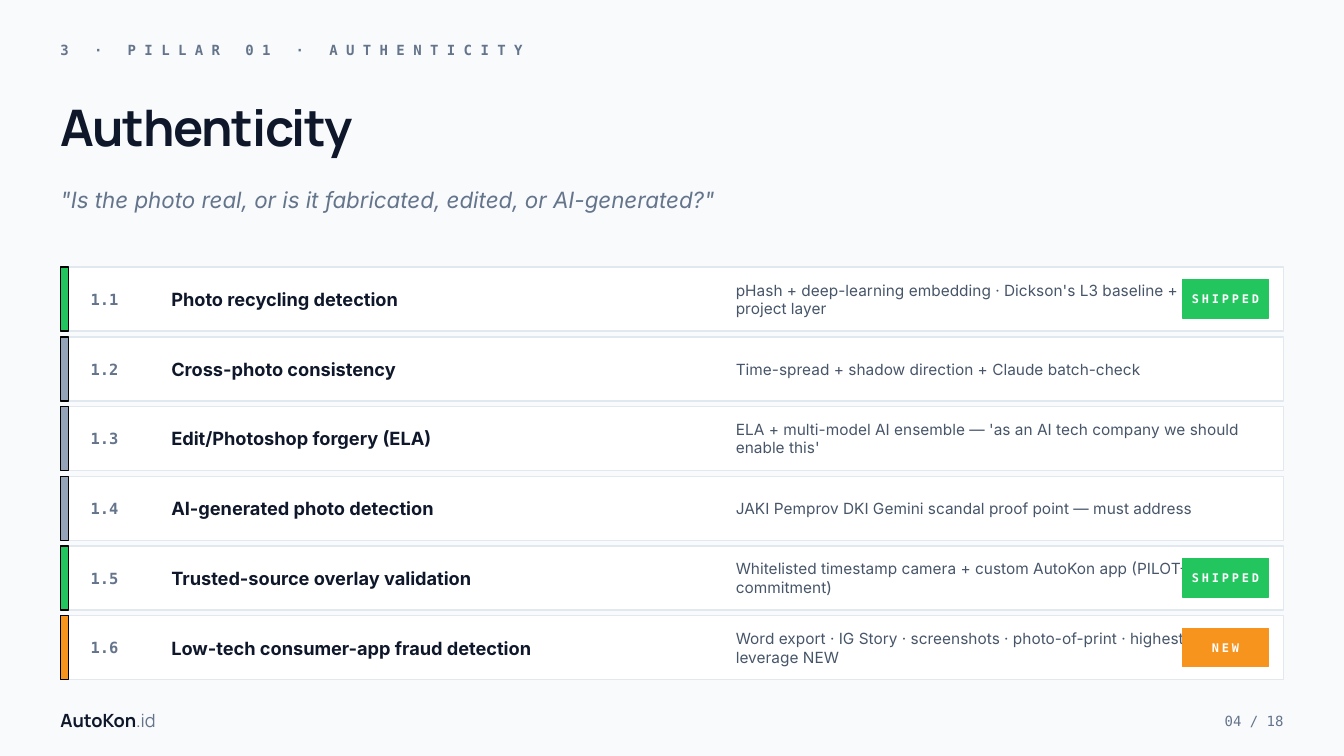
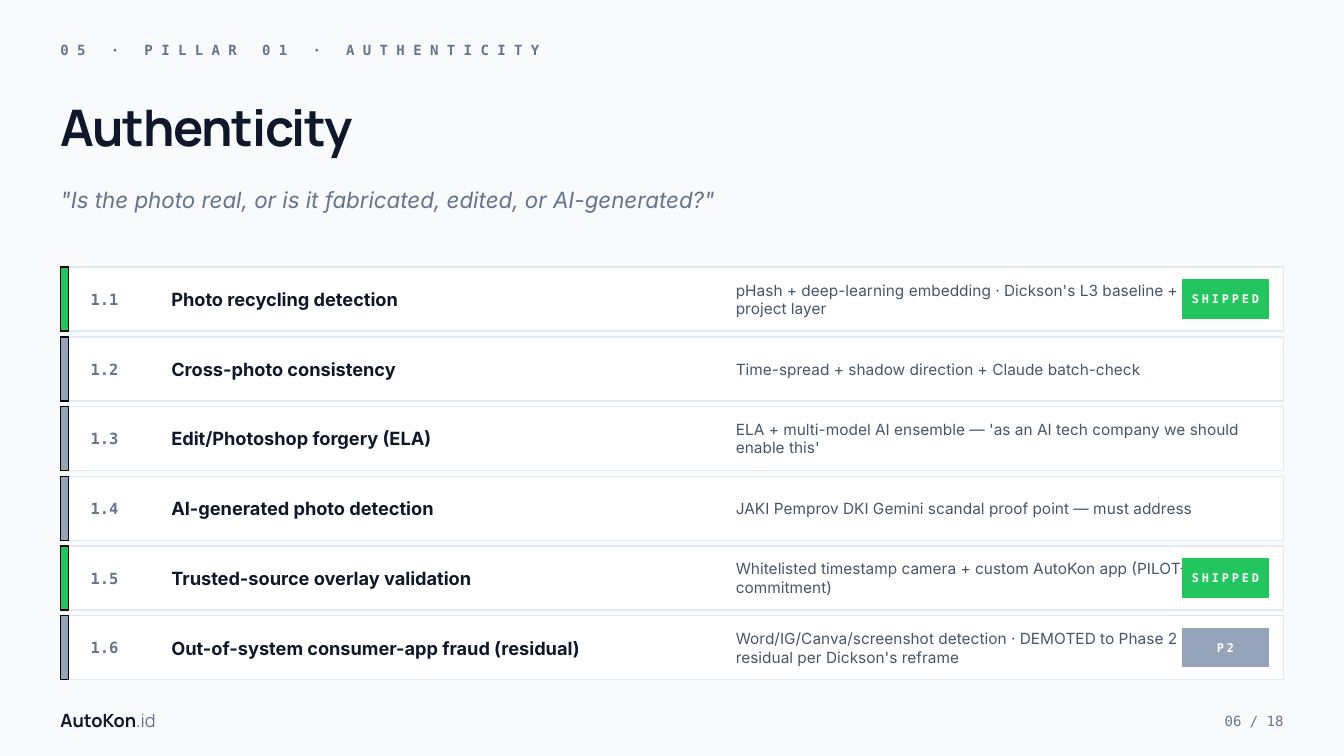
Before and after one commit to adrianautokon/autokon-evidence-integrity-research, a slide deck: slide 6 of AutoKon-Evidence-Integrity-Summary.pptx (slide 4 before the commit). Drawn at 1344x756 pixels with LibreOffice and Linux fonts; fonts in the diff are those of the drawing. Boxes give left, top, right and bottom in pixels: in the first picture for what was removed or moved away, otherwise in the second. Text is boxed around its words. In the diff, an @@ line names an element or a change of style, - is before the commit and + after.

Commit message:
feat: Pelaksana Attack Playbook reframe (§3) + demote Item 1.6 to Phase 2
Per Dickson's May 2026 reframe: AutoKon's primary fraud surface is in-system
Pelaksana behavior (legitimately enrolled users gaming what they capture, when,
and where), not out-of-system fabricated artifacts (Word/IG/Canva/screenshot).

Structural changes
- New §3 'The Pelaksana Attack Playbook' inserted between §2 (lenses) and §4
  (the renumbered Six Pillars). 10 named in-system fraud vectors (PV-1 through
  PV-10) mapped to which pillar/item catches each, with strength-today and
  strength-after-Phase-0+1 ratings, plus a defense matrix at-a-glance.
- §2 updated with new §2.4 'In-system vs out-of-system fraud surfaces'.
- All downstream sections renumbered §3→§4 ... §8→§9.

Item 1.6 demotion
- Item 1.6 moved from Phase 0 to Phase 2 residual. Detectors A-D retained
  but reframed as long-tail insurance, no longer the flagship pitch line.

New Phase 0 items
- Motion-vector / optical-flow analysis on walk-around videos (PV-5 defense).
- Spec-coverage scoring (PV-10 defense).

Files: EVIDENCE_INTEGRITY_RESEARCH.md, index.html, README.md, build-docx.py,
build-pptx.js, AutoKon-Evidence-Integrity-Research.docx (regenerated),
AutoKon-Evidence-Integrity-Summary.pptx (regenerated, now 20 slides).

Pitch flagship: 'We name 10 ways a Pelaksana can fool us, and here's how
we catch each.'

```diff
--- a/AutoKon-Evidence-Integrity-Summary.pptx
+++ b/AutoKon-Evidence-Integrity-Summary.pptx
@@ text at [60,109,352,158]: text changed @@
-3 · PILLAR 01 · AUTHENTICITY
+05 · PILLAR 01 · AUTHENTICITY
@@ rectangle at [60,616,69,681]: fill #F7941D to #94A3B8 @@
@@ rectangle at [1183,628,1268,666]: fill #F7941D to #94A3B8; outline #F7941D 1 pt to #94A3B8 1 pt @@
@@ text at [171,641,579,659]: text changed @@
-Low-tech consumer-app fraud detection
+Out-of-system consumer-app fraud (residual)
@@ text at [736,632,1177,666]: text changed @@
-Word export · IG Story · screenshots · photo-of-print · highest leverage NEW
+Word/IG/Canva/screenshot detection · DEMOTED to Phase 2 residual per Dickson's reframe
@@ text at [1217,643,1234,652]: text changed @@
-NEW
+P2
@@ text at [1225,715,1284,726]: text changed @@
-04 / 18
+06 / 18
```
Also in this commit, not shown: 14 other slides changed, 2 slides added, 6 other files.
